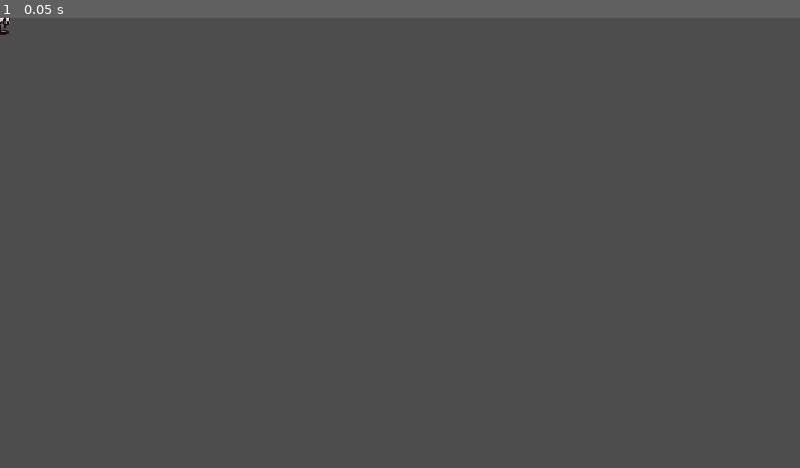
Above: before the commit, frame 1.
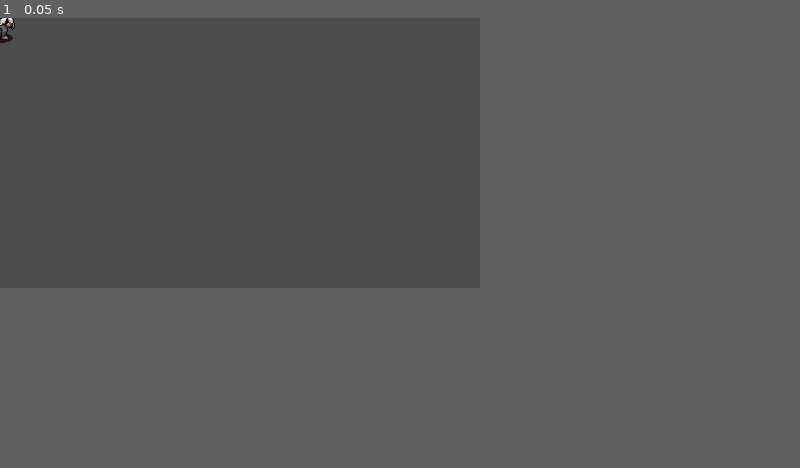
Above: after the commit, the same moment.

Repository: flashjaysan/michael-aarpg-tutorial
Game: Godot game, scene res://playground.tscn
The game is run twice, just before and just after one commit, with the same random seed, the same clock (stepped at 60 frames per second) and the same inputs.
Inputs:
- Up to frame 1 (0.05 s): no input
In our replay, the window is 800x450 before the commit and 480x270 after it. These sizes can differ from the game's own. Grey fills any space a smaller window leaves; there, only what the larger window draws over its background counts as a difference.

The runs differ from the first frame. In frame 1, less than 0.1% of the frame differs, in the area x 0-2%, y 0-6%.

Commit message:
E01 changed project display resolution and stretching mode for pixel art

Diff:
--- a/project.godot
+++ b/project.godot
@@ -17,7 +17,9 @@
 
 [display]
 
-window/stretch/mode="canvas_items"
+window/size/viewport_width=480
+window/size/viewport_height=270
+window/stretch/mode="viewport"
 window/stretch/aspect="expand"
 
 [physics]
